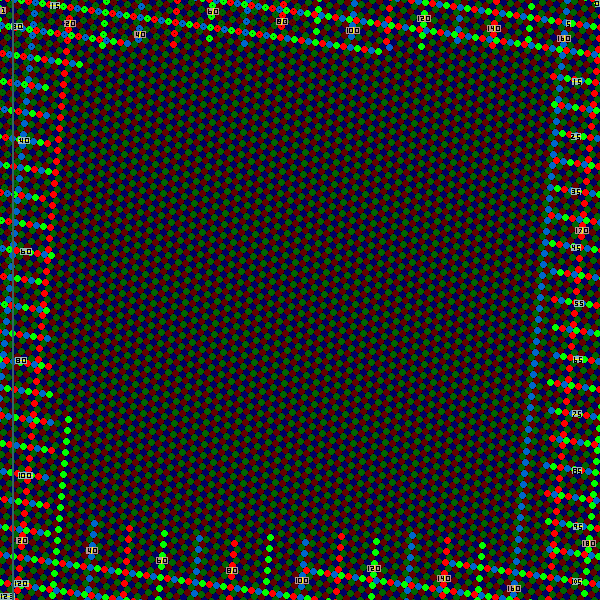
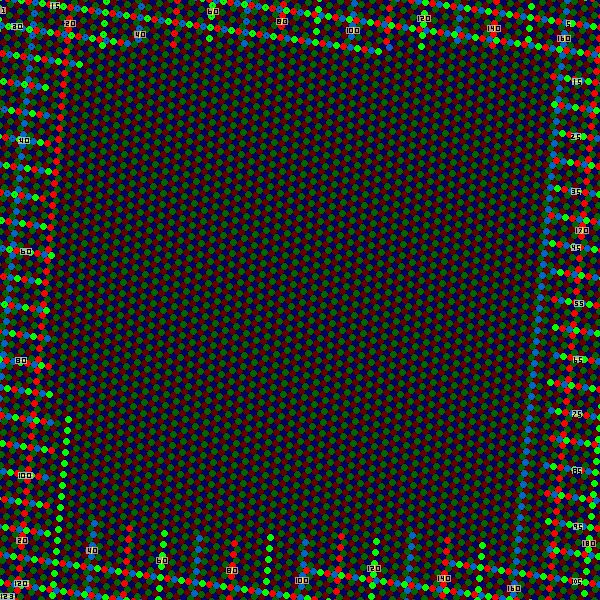
Layered file, before and after one edit (600x600). Changes by layer:
hid "column" over [12, 0, 14, 600]
added layer "upper right corner shim" above "Background" over [594, 0, 600, 7]
